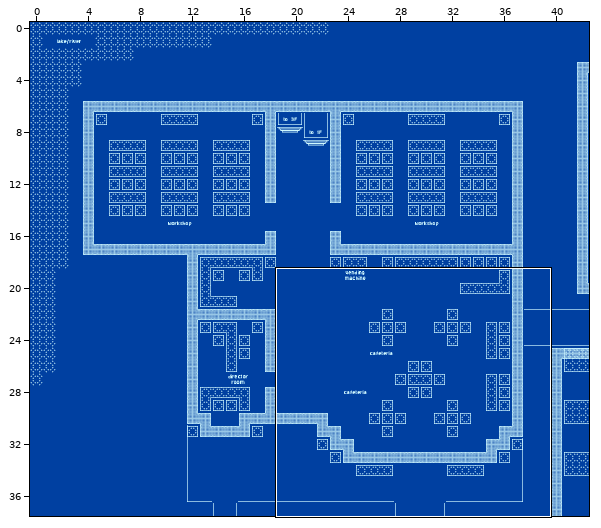
Tiled map (JSON): ssc-2f.tmj. Above: a wide view before the commit, with the close-up outlined.
Close-up. Old version:
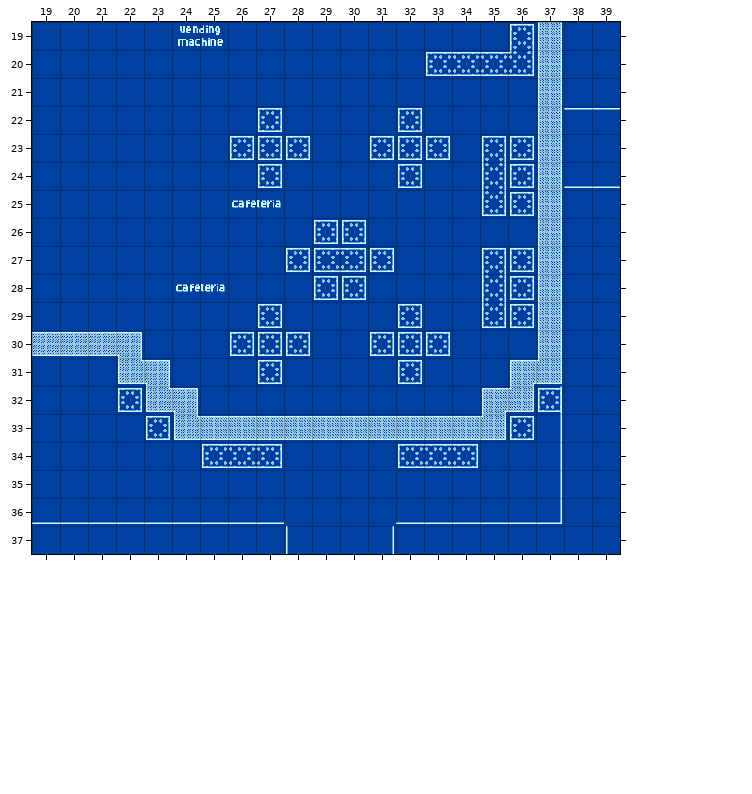
Cells are 32x32 px. Shown: x 19..39, y 19..37. The commit also changed other parts of the map, which this record leaves out.
And afterwards:
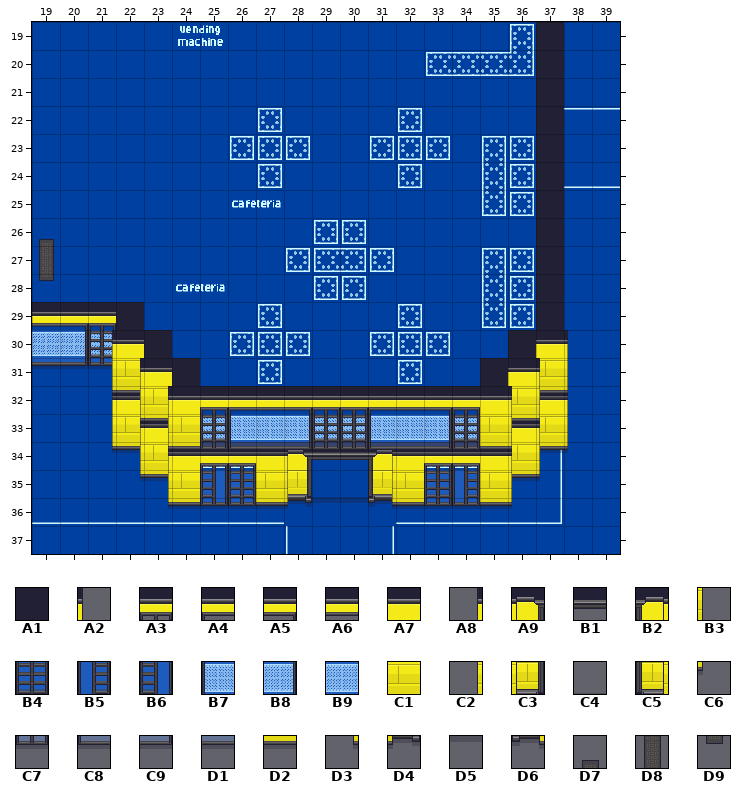
Key: from "TinyVill Tileset - WJ": A1 232, A2 1031 flipped left-right, A3 1035, A4 1037, A5 1037 flipped left-right, A6 1038, A7 1041, A8 1043 flipped left-right, A9 1050, B1 1051, B2 1053, B3 1131 flipped left-right, B4 1135, B5 1136, B6 1136 flipped left-right, B7 1137, B8 1137 flipped left-right, B9 1138, C1 1141, C2 1143 flipped left-right, C3 1150, C4 1151, C5 1153, C6 1231 flipped left-right, C7 1235, C8 1237, C9 1237 flipped left-right, D1 1238, D2 1241, D3 1243 flipped left-right, D4 1250, D5 1251, D6 1253, D7 1329, D8 1429, D9 1529.
__ is an empty cell, .. an unchanged one.
Tiles of an added or newly shown layer are drawn over the layers below it.
See-through tiles are keyed as they look on the map.
Edits made:
--- layer "1f/walls1-1f" (added)
@@ x 22..37 @@
-32 __ .. .. .. .. .. .. .. .. .. .. .. .. .. .. __
-33 __ __ .. .. .. .. .. .. .. .. .. .. .. .. __ __
-34 __ __ __ __ __ __ __ __ __ __ __ __ __ __ __ __
-35 .. __ __ __ __ __ __ __ __ __ __ __ __ __ __ ..
-36 .. .. __ __ __ __ __ __ __ __ __ __ __ __ .. ..
+32 A7 .. .. .. .. .. .. .. .. .. .. .. .. .. .. A7
+33 C1 A7 .. .. .. .. .. .. .. .. .. .. .. .. A7 C1
+34 D2 C1 A7 A3 A3 A7 A9 B1 B1 B2 A7 A3 A3 A7 C1 D2
+35 .. D2 C1 B6 B4 C1 C3 C4 C4 C5 C1 B4 B5 C1 D2 ..
+36 .. .. D2 C7 C7 D2 D4 D5 D5 D6 D2 C7 C7 D2 .. ..
--- layer "1f/walls2-1f" (added)
@@ x 21..38 @@
-32 __ .. .. .. .. .. .. .. .. .. .. .. .. .. .. .. .. __
-33 __ __ .. .. .. .. .. .. .. .. .. .. .. .. .. .. __ __
-34 __ __ __ .. .. .. .. .. .. .. .. .. .. .. .. __ __ __
-35 .. __ __ .. .. .. .. .. .. .. .. .. .. .. .. __ __ ..
-36 .. .. __ .. .. .. .. .. .. .. .. .. .. .. .. __ .. ..
+32 A8 .. .. .. .. .. .. .. .. .. .. .. .. .. .. .. .. A2
+33 C2 A8 .. .. .. .. .. .. .. .. .. .. .. .. .. .. A2 B3
+34 D3 C2 A8 .. .. .. .. .. .. .. .. .. .. .. .. A2 B3 C6
+35 .. D3 C2 .. .. .. .. .. .. .. .. .. .. .. .. B3 C6 ..
+36 .. .. D3 .. .. .. .. .. .. .. .. .. .. .. .. C6 .. ..
--- layer "floor/floor3" (added)
@@ x 19..19 @@
-26 __
-27 __
-28 __
+26 D7
+27 D8
+28 D9
--- layer "walls/walls1"
@@ x 19..37 @@
-19 .. .. .. .. .. .. .. .. .. .. .. .. .. .. .. .. .. .. __
-20 .. .. .. .. .. .. .. .. .. .. .. .. .. .. .. .. .. .. __
-21 .. .. .. .. .. .. .. .. .. .. .. .. .. .. .. .. .. .. __
-22 .. .. .. .. .. .. .. .. .. .. .. .. .. .. .. .. .. .. __
-23 .. .. .. .. .. .. .. .. .. .. .. .. .. .. .. .. .. .. __
-24 .. .. .. .. .. .. .. .. .. .. .. .. .. .. .. .. .. .. __
-25 .. .. .. .. .. .. .. .. .. .. .. .. .. .. .. .. .. .. __
-26 .. .. .. .. .. .. .. .. .. .. .. .. .. .. .. .. .. .. __
-27 .. .. .. .. .. .. .. .. .. .. .. .. .. .. .. .. .. .. __
-28 .. .. .. .. .. .. .. .. .. .. .. .. .. .. .. .. .. .. __
-29 __ __ __ __ .. .. .. .. .. .. .. .. .. .. .. .. .. .. __
-30 __ __ __ __ __ .. .. .. .. .. .. .. .. .. .. .. .. __ __
-31 __ __ __ __ __ __ .. .. .. .. .. .. .. .. .. .. __ __ __
-32 .. .. .. __ __ __ __ __ __ __ __ __ __ __ __ __ __ __ __
-33 .. .. .. .. __ __ __ __ __ __ __ __ __ __ __ __ __ __ ..
-34 .. .. .. .. .. __ __ __ __ __ __ __ __ __ __ __ __ .. ..
+19 .. .. .. .. .. .. .. .. .. .. .. .. .. .. .. .. .. .. A1
+20 .. .. .. .. .. .. .. .. .. .. .. .. .. .. .. .. .. .. A1
+21 .. .. .. .. .. .. .. .. .. .. .. .. .. .. .. .. .. .. A1
+22 .. .. .. .. .. .. .. .. .. .. .. .. .. .. .. .. .. .. A1
+23 .. .. .. .. .. .. .. .. .. .. .. .. .. .. .. .. .. .. A1
+24 .. .. .. .. .. .. .. .. .. .. .. .. .. .. .. .. .. .. A1
+25 .. .. .. .. .. .. .. .. .. .. .. .. .. .. .. .. .. .. A1
+26 .. .. .. .. .. .. .. .. .. .. .. .. .. .. .. .. .. .. A1
+27 .. .. .. .. .. .. .. .. .. .. .. .. .. .. .. .. .. .. A1
+28 .. .. .. .. .. .. .. .. .. .. .. .. .. .. .. .. .. .. A1
+29 A6 A5 A3 A1 .. .. .. .. .. .. .. .. .. .. .. .. .. .. A1
+30 B9 B8 B4 A7 A1 .. .. .. .. .. .. .. .. .. .. .. .. A1 A7
+31 D1 C9 C7 C1 A7 A1 .. .. .. .. .. .. .. .. .. .. A1 A7 C1
+32 .. .. .. D2 C1 A7 A3 A4 A6 A5 A3 A3 A4 A6 A5 A3 A7 C1 D2
+33 .. .. .. .. D2 C1 B4 B7 B9 B8 B4 B4 B7 B9 B8 B4 C1 D2 ..
+34 .. .. .. .. .. D2 C7 C8 D1 C9 C7 C7 C8 D1 C9 C7 D2 .. ..
--- layer "walls/walls2"
@@ x 21..38 @@
-30 __ .. .. .. .. .. .. .. .. .. .. .. .. .. .. .. .. __
-31 __ __ .. .. .. .. .. .. .. .. .. .. .. .. .. .. __ __
-32 __ __ __ .. .. .. .. .. .. .. .. .. .. .. .. __ __ __
-33 .. __ __ .. .. .. .. .. .. .. .. .. .. .. .. __ __ ..
-34 .. .. __ .. .. .. .. .. .. .. .. .. .. .. .. __ .. ..
+30 A8 .. .. .. .. .. .. .. .. .. .. .. .. .. .. .. .. A2
+31 C2 A8 .. .. .. .. .. .. .. .. .. .. .. .. .. .. A2 B3
+32 D3 C2 A8 .. .. .. .. .. .. .. .. .. .. .. .. A2 B3 C6
+33 .. D3 C2 .. .. .. .. .. .. .. .. .. .. .. .. B3 C6 ..
+34 .. .. D3 .. .. .. .. .. .. .. .. .. .. .. .. C6 .. ..
Changed places in both close-ups, as pixel boxes (x1, y1, x2, y2):
added: (32, 22, 568, 509)
